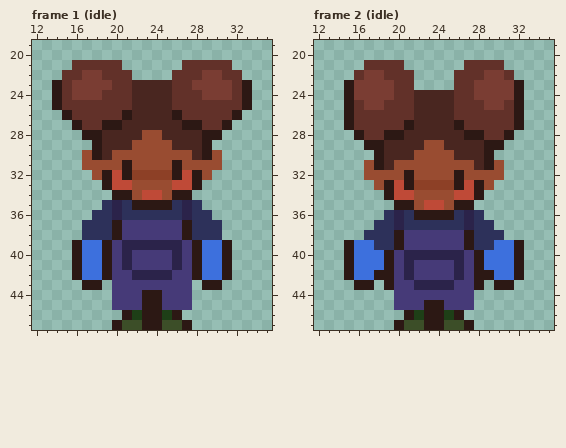
Pixel-art file -- Assets/Player/player animation.aseprite. The first picture shows the starting point.
48x48 pixels, 18 frames. Shown: frame 1 (idle): x 12..35, y 19..47; frame 2 (idle): x 12..35, y 19..47. The commit also changed other frames, which this record leaves out.
The result:
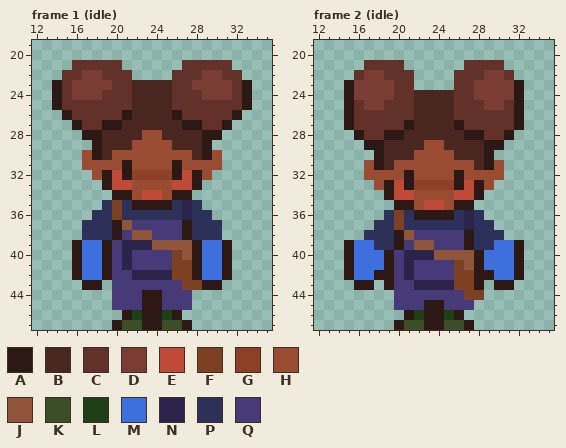
Palette (. is transparent): A #2c1814  B #492620  C #623129  D #7a3d33  E #bf4a37  F #7e4023  G #8d4026  H #994c31  J #8f563b  K #3c4e28  L #1e3f17  M #3d70dd  N #2b234a  P #2d315a  Q #463a78
From the commit log: added animation "interact" for planting/picking
The exact change:
--- frame 1 (idle), layer "bag"
@@ x 18..30 @@
 34 ..AAHEEHAA...
-35 .PNPAAAAPNP..
-36 PPNPPPPPPNPP.
-37 PPAQQQQQQAPPP
-38 PPAQQQQQQAPPP
-39 MAQNNNNNNQAMM
-40 MAQNQQQQNQAMM
-41 MAQNQQQQNQAMM
-42 MAQQNNNNQQAMM
-43 A.QQQQQQQQ.AA
+35 .PFPAAAAPNP..
+36 PPFPPPPPPNPP.
+37 PPAJQQQQQAPPP
+38 PPAQJJQQQAPPP
+39 MAQNNNJJJJAMM
+40 MAQNQQQQFJAMM
+41 MAQNQQQQFFAMM
+42 MAQQNNNNFFAMM
+43 A.QQQQQQQFFAA
 44 ..QQQAAQQQ...
--- frame 2 (idle), layer "bag"
@@ x 18..30 @@
 35 ..AAHEEHAA...
-36 .PNPAAAAPNP..
-37 PPNPPPPPPNPP.
-38 PPAQQQQQQAPPP
-39 PPAQQQQQQAPPM
-40 MAQNNNNNNQAMM
-41 MAQNQQQQNQAMM
-42 AAQNQQQQNQAAM
-43 .AQQNNNNQQA.A
-44 ..QQQQQQQQ...
+36 .PFPAAAAPNP..
+37 PPFPPPPPPNPP.
+38 PPAJQQQQQAPPP
+39 PPAQJJQQQAPPM
+40 MAQNNNJJJJAMM
+41 MAQNQQQQFJAMM
+42 AAQNQQQQFFAAM
+43 .AQQNNNNFFA.A
+44 ..QQQQQQQFF..
 45 ..QQQAAQQQ...
